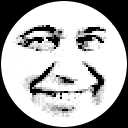
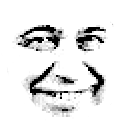
Layer changes from the first (128, 128) image to the second:
hid "Layer 0" over [0, 0, 128, 128]
